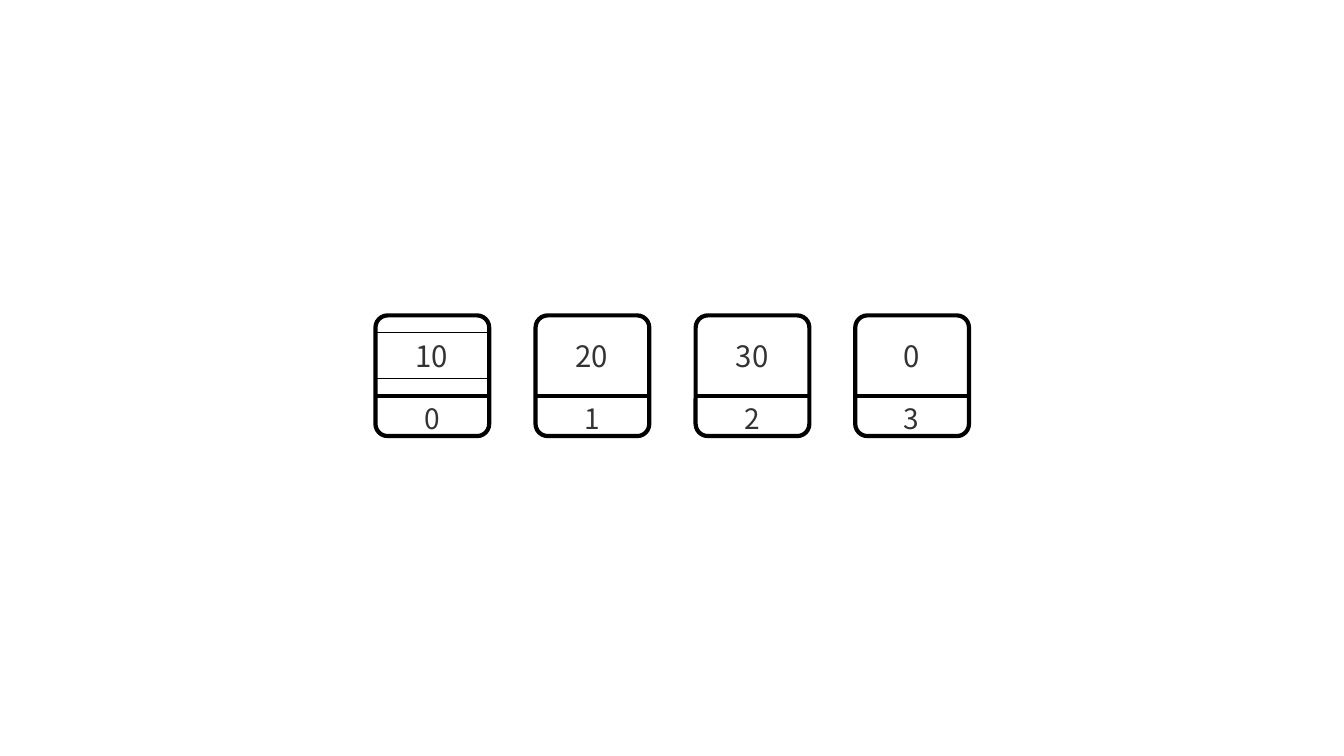
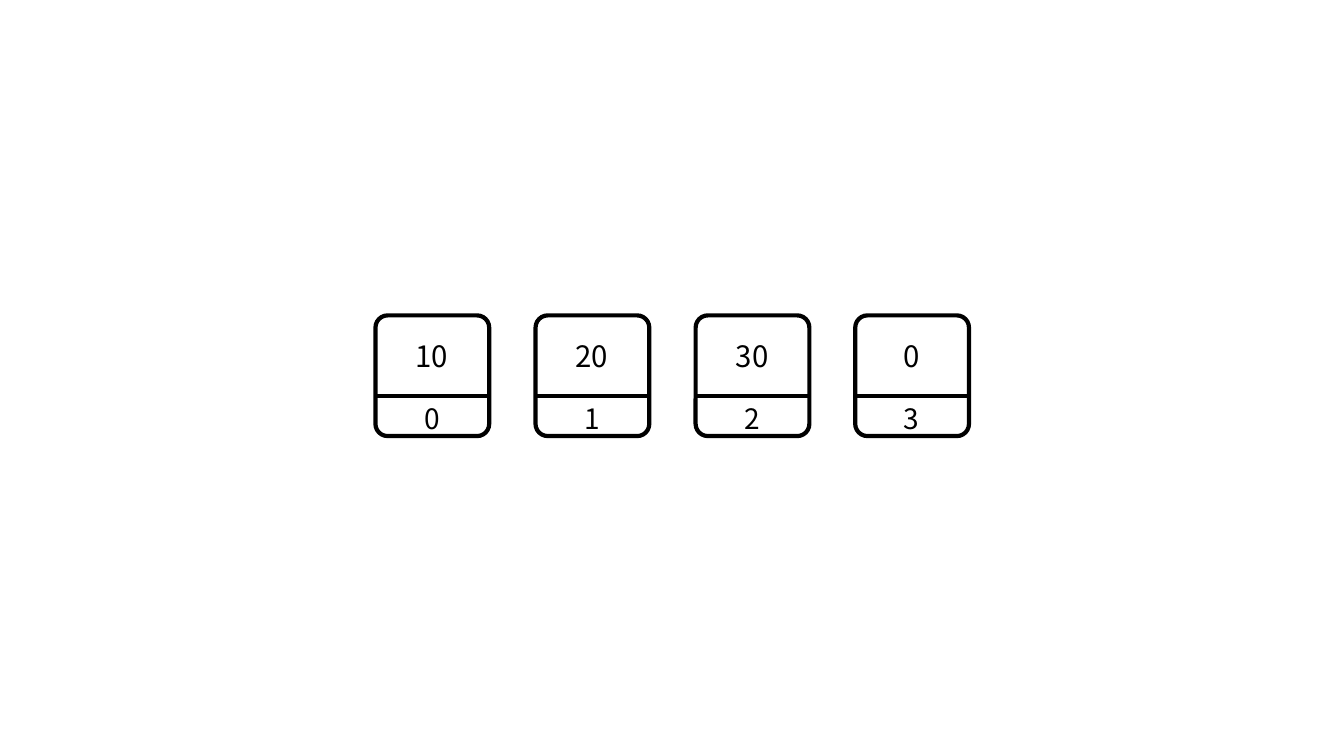
Before and after one commit to happydeveloper/data_structure, a slide deck: slide 7 of presentation/array_java_api.pptx. Drawn at 1344x756 pixels with LibreOffice and Linux fonts; fonts in the diff are those of the drawing. Boxes give left, top, right and bottom in pixels: in the first picture for what was removed or moved away, otherwise in the second. Text is boxed around its words. In the diff, an @@ line names an element or a change of style, - is before the commit and + after.

```diff
--- a/presentation/array_java_api.pptx
+++ b/presentation/array_java_api.pptx
@@ text "10": place and size @@
-text "10" at box(375, 333, 489, 378)
+text "10" at box(416, 345, 449, 368)
@@ text "10" at box(416, 345, 449, 368): text colour #333333 to #000000; outline #000000 0.75 pt to none @@
@@ text colour #333333 to #000000 in 7 elements at box(576, 345, 609, 368), box(736, 345, 769, 368), box(904, 408, 920, 437), box(904, 345, 920, 368), box(424, 408, 440, 437), box(584, 408, 600, 437), box(744, 408, 760, 437) @@
```
Also in this commit, not shown: 3 other slides changed, 6 slides added, 15 other files.
